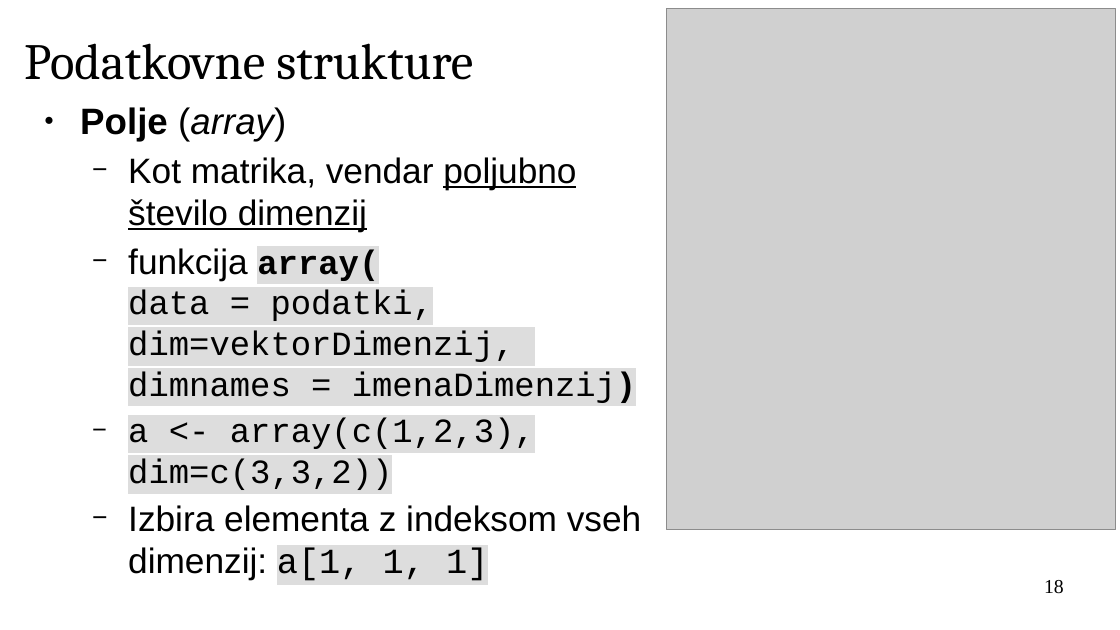
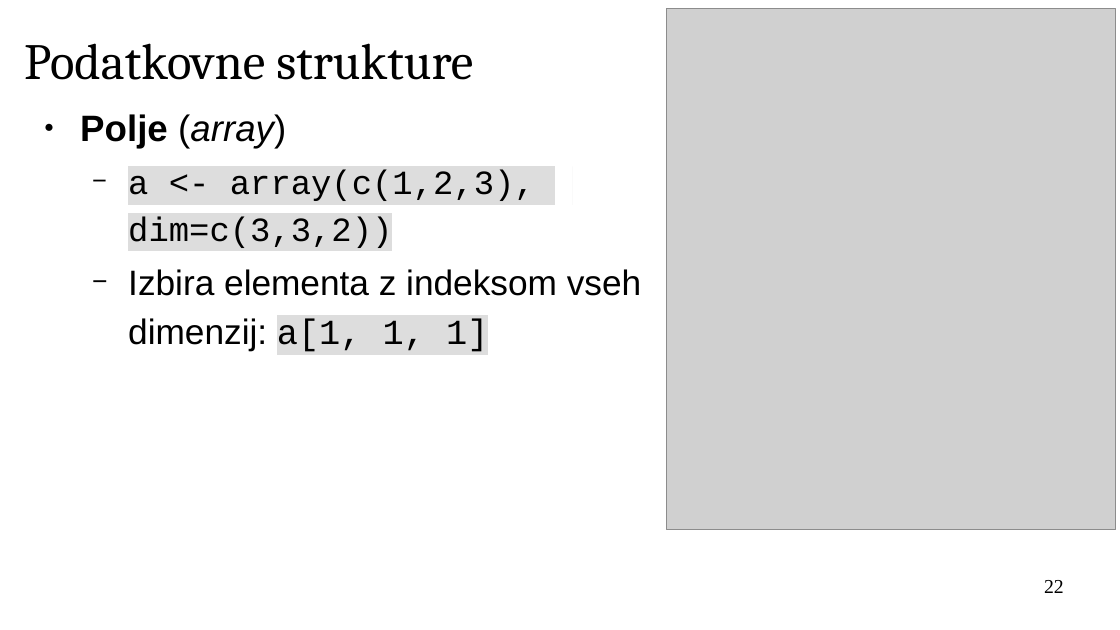
Before and after one commit to janaobsteter/R_tecaj, a slide deck: slide 22 of IT_Rtecaj_work.odp (slide 18 before the commit). Drawn at 1120x630 pixels with LibreOffice and Linux fonts; fonts in the diff are those of the drawing; grey boxes stand for pictures; background and template pictures are left out. Boxes give left, top, right and bottom in pixels: in the first picture for what was removed or moved away, otherwise in the second. Text is boxed around its words. In the diff, an @@ line names an element or a change of style, - is before the commit and + after.

```diff
--- a/IT_Rtecaj_work.odp
+++ b/IT_Rtecaj_work.odp
@@ text "Polje (array)" at <box>80,114,641,352</box>: line spacing 1 to 1.15 @@
@@ text at <box>128,157,636,403</box>: paragraphs removed @@
-  − Kot matrika, vendar poljubno število dimenzij
-  − funkcija array(
-    data = podatki, dim=vektorDimenzij,
-    dimnames = imenaDimenzij)
@@ page number at <box>1044,580,1064,593</box>: text changed @@
-18
+22
```
Also in this commit, not shown: 20 other slides changed, 14 slides added, 2 slides removed, 6 other files.
